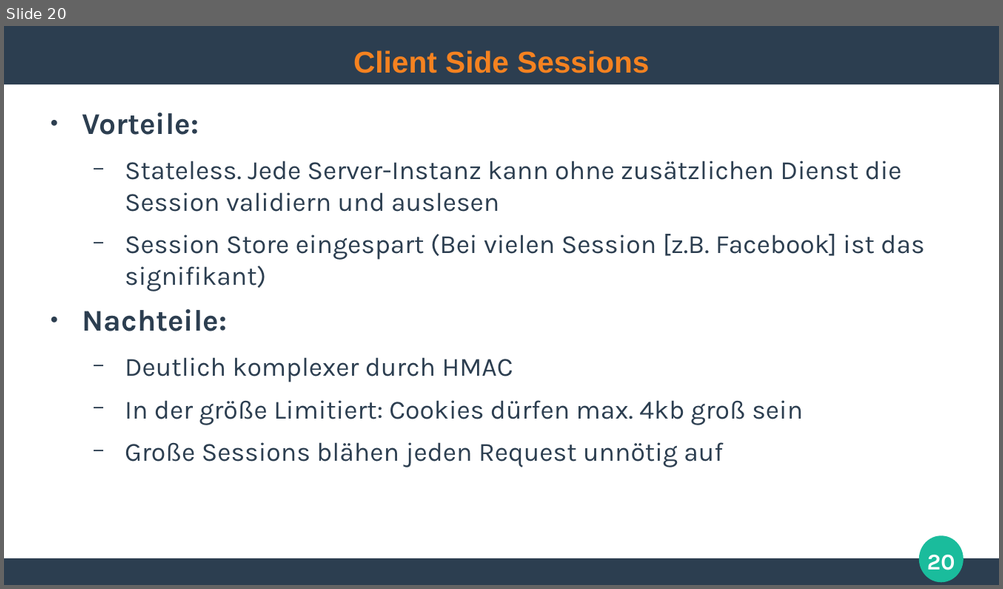
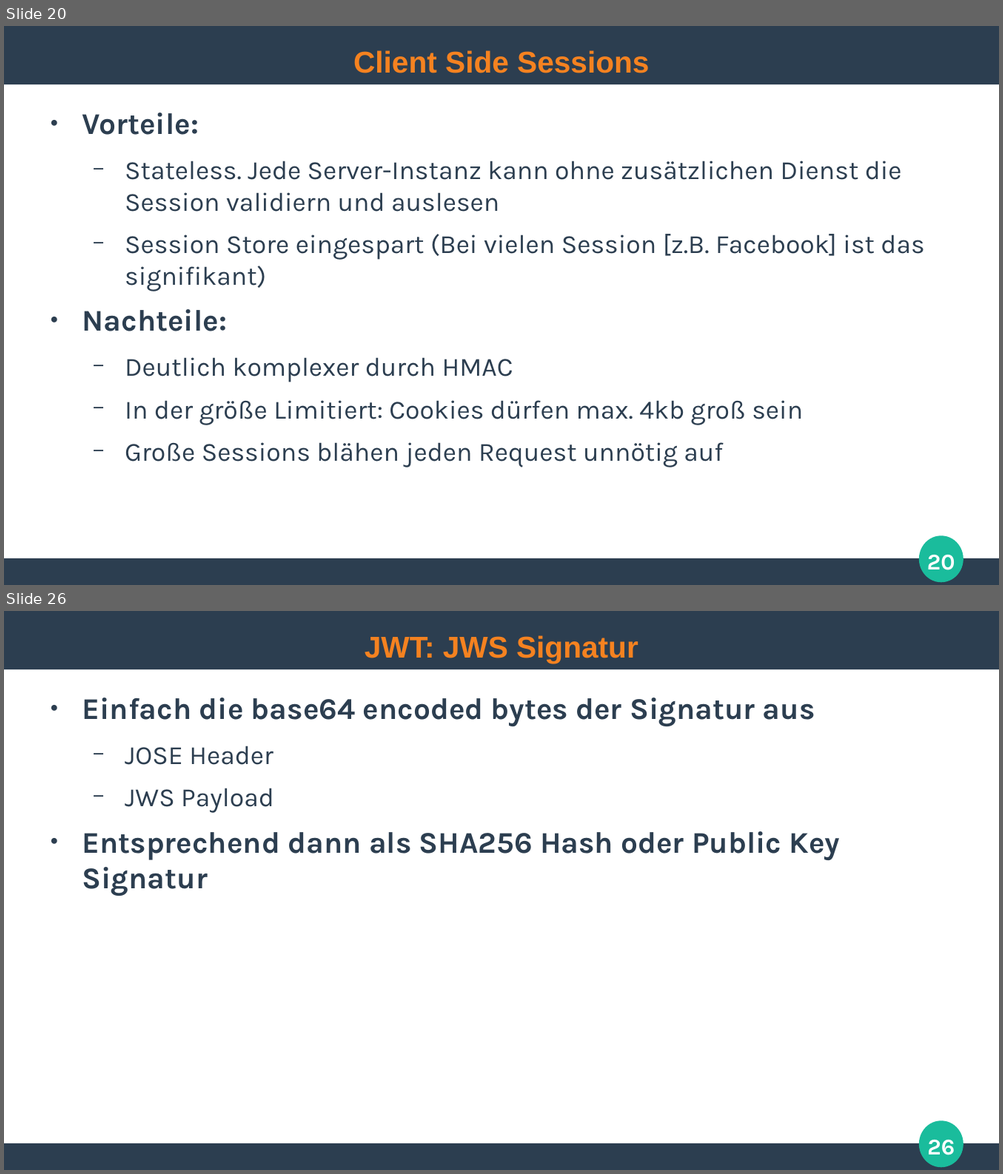
Before and after one commit to ghandmann/HS-AlbSig-WebAnwendungen2, a slide deck: Kapitel/07_Authentication.odp. Shown one above the other, each under a label of ours: slide 20 before the commit, slides 20 and 26 after it; the slides between them are not shown. The pictures are 1003x589 and 1003x1174 pixels, drawn with LibreOffice and Linux fonts; fonts in the diff are those of the drawing. Boxes give left, top, right and bottom in pixels: in the first picture for what was removed or moved away, otherwise in the second. Text is boxed around its words. In the diff, an @@ line names an element or a change of style, - is before the commit and + after.

```diff
--- a/Kapitel/07_Authentication.odp
+++ b/Kapitel/07_Authentication.odp
@@ slide 26 added at (4, 611, 999, 1170), background #FFFFFF; not listed: 3 template elements that a slide beside it also shows @@
@@ title added at (364, 635, 638, 664), 24 pt, text #F58220, bold @@
+JWT: JWS Signatur
@@ text added at (82, 698, 840, 896), 24 pt, text #2C3E50, bold @@
+● Einfach die base64 encoded bytes der Signatur aus
+  − JOSE Header
+  − JWS Payload
+● Entsprechend dann als SHA256 Hash oder Public Key Signatur
@@ page number added at (927, 1140, 954, 1156), 18 pt, text #FFFFFF, bold @@
+26
```
Also in this commit, not shown: 9 other slides added.
